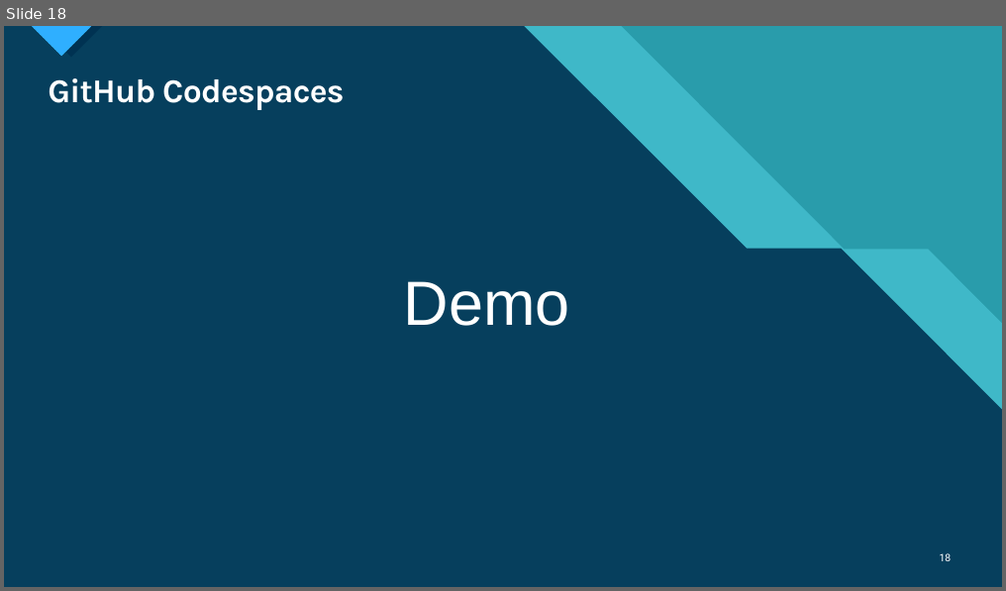
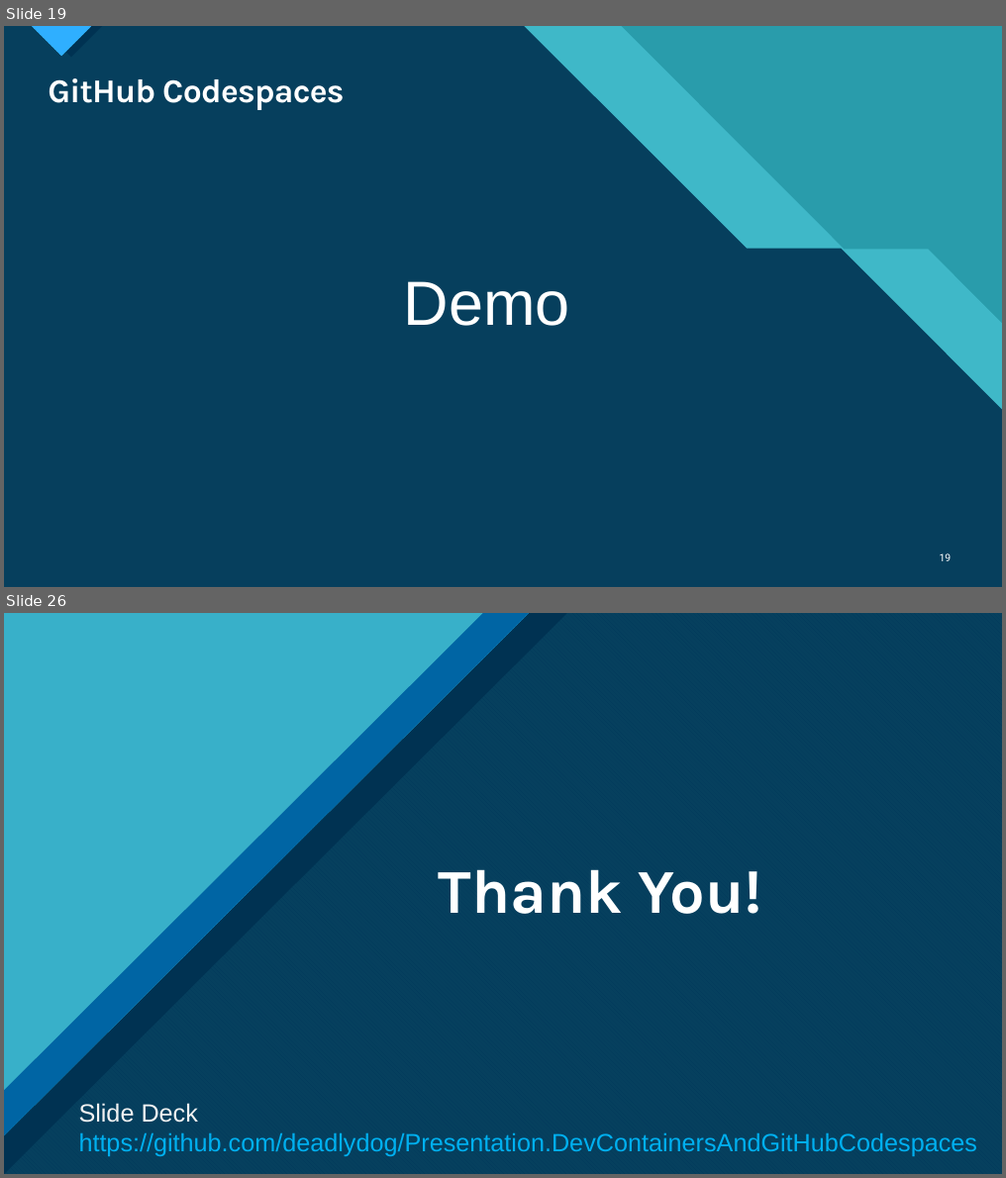
Before and after one commit to deadlydog/Presentation.DevContainersAndGitHubCodespaces, a slide deck: src/Dev Containers and GitHub Codespaces Lunch and Learn.pptx. Shown one above the other, each under a label of ours: slide 18 before the commit, slides 19 and 26 after it; the slides between them are not shown. The pictures are 1006x591 and 1006x1178 pixels, drawn with LibreOffice and Linux fonts; fonts in the diff are those of the drawing. Boxes give left, top, right and bottom in pixels: in the first picture for what was removed or moved away, otherwise in the second. Text is boxed around its words. In the diff, an @@ line names an element or a change of style, - is before the commit and + after.

```diff
--- a/src/Dev Containers and GitHub Codespaces Lunch and Learn.pptx
+++ b/src/Dev Containers and GitHub Codespaces Lunch and Learn.pptx
@@ slide 26 added at bbox=[4, 613, 1002, 1174], background #FFFFFF; not listed: 9 template elements that a slide beside it also shows @@
@@ rectangle added at bbox=[4, 613, 1002, 1174], fill #0065A4 @@
@@ freeform shape added at bbox=[4, 613, 1002, 1174], fill #47C3D3 at 74% opacity @@
@@ freeform shape added at bbox=[4, 613, 1002, 1174], fill pattern #0065A4 on #47C3D3 @@
@@ freeform shape added at bbox=[4, 613, 1002, 1174], fill #003352 at 90% opacity @@
@@ right triangle added at bbox=[4, 613, 567, 1174], fill #003352 @@
@@ right triangle added at bbox=[4, 613, 529, 1137], fill pattern #0065A4 on #47C3D3 @@
@@ right triangle added at bbox=[4, 613, 483, 1090], fill #47C3D3 at 80% opacity @@
@@ title added at bbox=[439, 869, 763, 914], 60 pt, text #FFFFFF, bold @@
+Thank You!
@@ text added at bbox=[79, 1103, 978, 1157], 24 pt, text #00B0F0 @@
+Slide Deck
+https://github.com/deadlydog/Presentation.DevContainersAndGitHubCodespaces
@@ what was slide 18 is now slide 19 @@
@@ page number at bbox=[940, 554, 951, 562]: text changed @@
-18
+19
```
Also in this commit, not shown: 19 slides changed, 1 other slide added, 1 slide removed.
